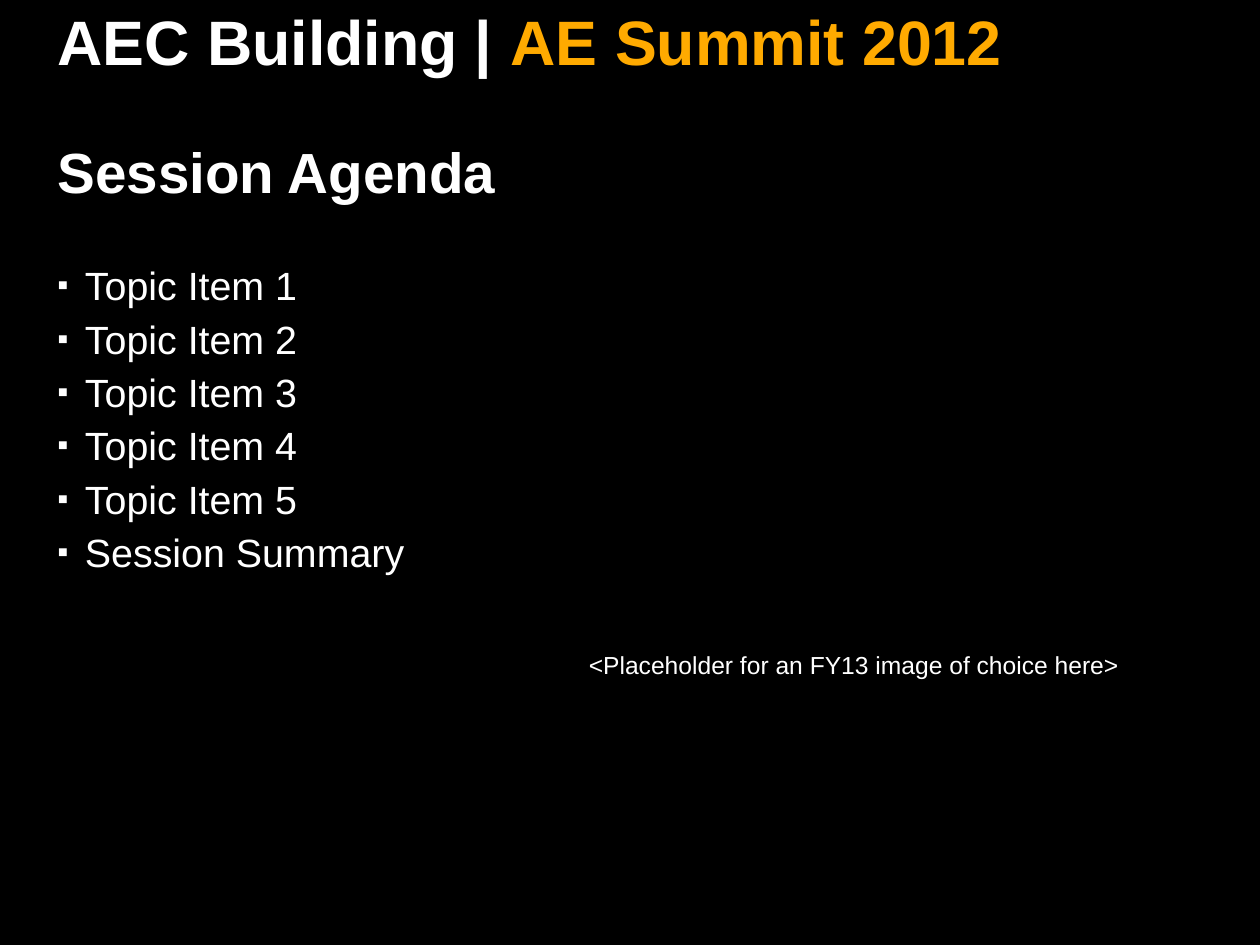
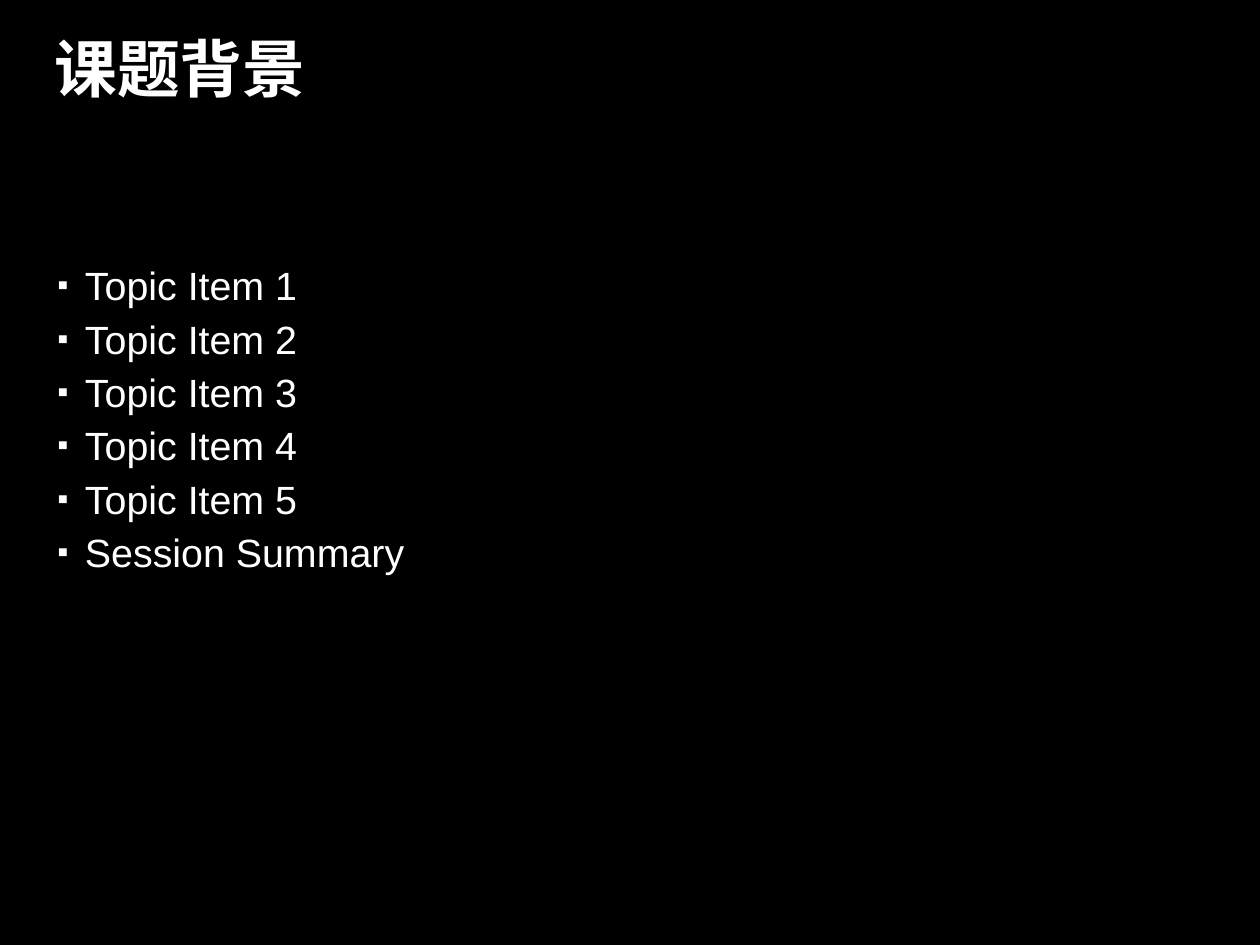
Before and after one commit to mintberry/stackrecaller, a slide deck: slide 2 of docs/finalppt_f.pptx. Drawn at 1260x945 pixels with LibreOffice and Linux fonts; fonts in the diff are those of the drawing; background and template pictures are left out. Boxes give left, top, right and bottom in pixels: in the first picture for what was removed or moved away, otherwise in the second. Text is boxed around its words. In the diff, an @@ line names an element or a change of style, - is before the commit and + after.

```diff
--- a/docs/finalppt_f.pptx
+++ b/docs/finalppt_f.pptx
@@ title at bbox=[54, 38, 305, 98]: text changed @@
-AEC Building | AE Summit 2012
-Session Agenda
+课题背景
@@ text at bbox=[589, 656, 1119, 679]: paragraph removed @@
-<Placeholder for an FY13 image of choice here>
```
Also in this commit, not shown: 11 other files.
